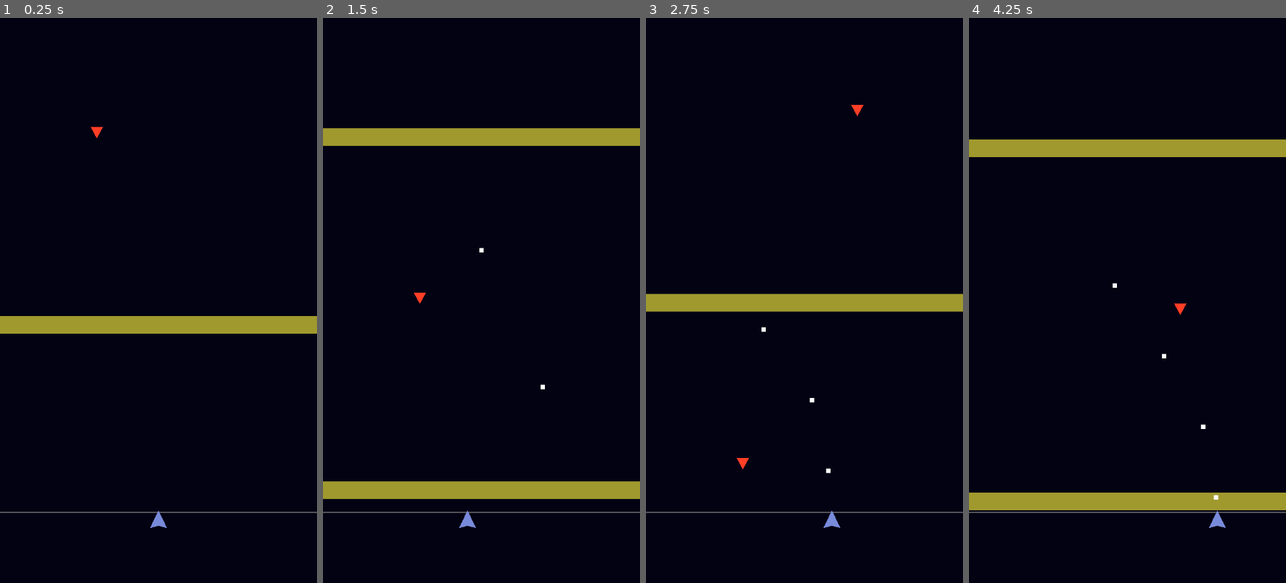
Above: before the commit, frames 1-4 (left to right).
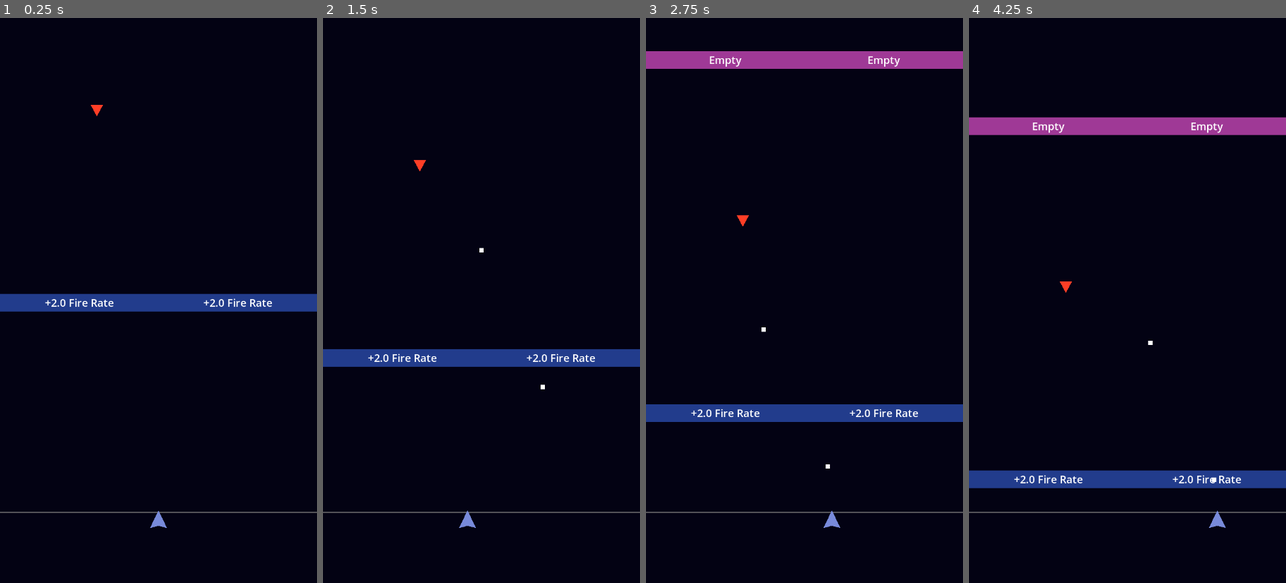
Above: after the commit, the same moments.

Repository: mystal/corneria
Game: Godot game, scene res://levels/proto.tscn
Same seed, same stepped clock (60 frames per second), same inputs: the game is played once before the commit and once after it.
Inputs (mouse positions are in pixels of both pictures, inside the frame that each line leads up to):
- Up to frame 1 (0.25 s): no input
- Up to frame 2 (1.5 s): tap Enter (ui_accept) at 0.5, 0.77 s; move the mouse to (551, 272) at 0.52 s; hold Right (ui_right) 0.53-1.28 s; move the mouse to (418, 328) at 1.27 s; hold Left (ui_left) from 1.28 s (still down)
- Up to frame 3 (2.75 s): tap Enter (ui_accept) at 1.52 s; move the mouse to (836, 176) at 2.02 s; release Left (ui_left) at 2.03 s; hold Right (ui_right) from 2.03 s (still down)
- Up to frame 4 (4.25 s): move the mouse to (1111, 413) at 2.77 s; tap Enter (ui_accept) at 3.02, 3.77 s; move the mouse to (1222, 385) at 3.52 s; release Right (ui_right) at 3.53 s; hold Left (ui_left) from 3.53 s (still down)

The runs differ from the first frame. In frame 1, 6.5% of the frame differs, in the area x 0-100%, y 15-56%; in frame 2, 9.5%; in frame 3, 9.7%; in frame 4, 13%, in the area x 0-100%, y 17-88%.

Commit message:
UpgradeWalls now get color and text from UpgradeData
Also put global tunables into a resource to set them in the editor.

Diff:
--- a/godot/entities/upgrades/modify_shoot_rate.gd
+++ b/godot/entities/upgrades/modify_shoot_rate.gd
@@ -6,5 +6,9 @@
 func apply(player: Player) -> void:
 	if !player:
 		return
+	player.projectile_shooter.fire_rate += amount_to_add
 
-	player.projectile_shooter.fire_rate += amount_to_add
+func description() -> String:
+	if amount_to_add > 0:
+		return "%+.1f Fire Rate" % amount_to_add
+	return "{}"
--- /dev/null
+++ b/godot/entities/upgrades/modify_shoot_rate.tres
@@ -0,0 +1,8 @@
+[gd_resource type="Resource" script_class="ModifyShootRate" load_steps=2 format=3 uid="uid://chodc6k6or0bo"]
+
+[ext_resource type="Script" path="res://entities/upgrades/modify_shoot_rate.gd" id="1_5s5vm"]
+
+[resource]
+script = ExtResource("1_5s5vm")
+amount_to_add = 2.0
+color = Color(0.211518, 0.379714, 0.845604, 1)
--- a/godot/entities/upgrades/upgrade_data.gd
+++ b/godot/entities/upgrades/upgrade_data.gd
@@ -1,5 +1,11 @@
 class_name UpgradeData
 extends Resource
 
+@export var color: Color = Color.DEEP_PINK
+
 func apply(_player: Player) -> void:
 	push_error("UNIMPLEMENTED ERROR: UpgradeData.apply()")
+
+func description() -> String:
+	push_error("UNIMPLEMENTED ERROR: UpgradeData.apply()")
+	return ""
--- a/godot/entities/upgrades/upgrade_wall.gd
+++ b/godot/entities/upgrades/upgrade_wall.gd
@@ -5,7 +5,13 @@
 @export var size: Enums.UpgradeWallSize = Enums.UpgradeWallSize.HALF
 
 func _ready() -> void:
-	pass
+	if upgrade:
+		$Label.text = upgrade.description()
+		$Polygon2D.color.r = upgrade.color.r
+		$Polygon2D.color.g = upgrade.color.g
+		$Polygon2D.color.b = upgrade.color.b
+	else:
+		$Label.text = "Empty"
 
 func _process(delta: float) -> void:
 	position.y += Globals.game_speed * delta
--- a/godot/entities/upgrades/upgrade_wall.tscn
+++ b/godot/entities/upgrades/upgrade_wall.tscn
@@ -5,16 +5,31 @@
 [sub_resource type="RectangleShape2D" id="RectangleShape2D_ib77m"]
 size = Vector2(360, 10)
 
-[node name="UpgradeBarrier" type="Area2D"]
+[node name="UpgradeWallSegment" type="Area2D"]
 collision_layer = 4
 script = ExtResource("1_inlnc")
-size = null
 
 [node name="Polygon2D" type="Polygon2D" parent="."]
-color = Color(1, 0.9625, 0.25, 0.619608)
+color = Color(1, 0.36, 0.904, 0.619608)
 polygon = PackedVector2Array(-180, -20, 180, -20, 180, 20, -180, 20)
 
 [node name="CollisionShape2D" type="CollisionShape2D" parent="."]
 shape = SubResource("RectangleShape2D_ib77m")
 
+[node name="Label" type="Label" parent="."]
+anchors_preset = 8
+anchor_left = 0.5
+anchor_top = 0.5
+anchor_right = 0.5
+anchor_bottom = 0.5
+offset_left = -20.0
+offset_top = -11.5
+offset_right = 20.0
+offset_bottom = 11.5
+grow_horizontal = 2
+grow_vertical = 2
+theme_override_font_sizes/font_size = 24
+text = "Placeholder"
+horizontal_alignment = 1
+
 [connection signal="area_entered" from="." to="." method="_on_area_entered"]
--- /dev/null
+++ b/godot/globals/global_tunables.gd
@@ -0,0 +1,4 @@
+class_name GlobalTunables
+extends Resource
+
+@export var game_speed: float = 100.0
--- /dev/null
+++ b/godot/globals/global_tunables.tres
@@ -0,0 +1,7 @@
+[gd_resource type="Resource" script_class="GlobalTunables" load_steps=2 format=3 uid="uid://dyb0bh57qajip"]
+
+[ext_resource type="Script" path="res://globals/global_tunables.gd" id="1_161at"]
+
+[resource]
+script = ExtResource("1_161at")
+game_speed = 100.0
--- a/godot/globals/globals.gd
+++ b/godot/globals/globals.gd
@@ -1,6 +1,11 @@
 extends Node
 
-@export var game_speed: float = 300.0
+@export var tunables: GlobalTunables = preload("res://globals/global_tunables.tres")
+
+var game_speed: float:
+	get:
+		return tunables.game_speed
+
 var game_status: Enums.GameStatus = Enums.GameStatus.PLAYING
 
 func _ready() -> void:
--- a/godot/levels/proto.tscn
+++ b/godot/levels/proto.tscn
@@ -1,15 +1,11 @@
-[gd_scene load_steps=8 format=3 uid="uid://cn3eqyqq8m0cj"]
+[gd_scene load_steps=7 format=3 uid="uid://cn3eqyqq8m0cj"]
 
 [ext_resource type="PackedScene" uid="uid://sfmcgh8i8s3c" path="res://entities/player/player.tscn" id="1_gjtow"]
 [ext_resource type="PackedScene" uid="uid://bqmhpckf5nna4" path="res://entities/enemies/enemy.tscn" id="2_ts2fp"]
-[ext_resource type="Script" path="res://entities/upgrades/modify_shoot_rate.gd" id="4_d07en"]
+[ext_resource type="Resource" uid="uid://chodc6k6or0bo" path="res://entities/upgrades/modify_shoot_rate.tres" id="4_4w26c"]
 [ext_resource type="PackedScene" uid="uid://nmrgj4n20s81" path="res://entities/upgrades/upgrade_wall.tscn" id="5_c5j42"]
 [ext_resource type="PackedScene" uid="uid://bsbbqwbswf6kv" path="res://entities/enemies/boss.tscn" id="6_a1g1m"]
 [ext_resource type="PackedScene" uid="uid://casorhn4xy1eq" path="res://ui/screens/game_over_screen.tscn" id="7_xfs3q"]
-
-[sub_resource type="Resource" id="Resource_k3xhk"]
-script = ExtResource("4_d07en")
-amount_to_add = 2.0
 
 [node name="LevelRoot" type="Node2D"]
 
@@ -47,29 +43,23 @@
 
 [node name="UpgradeBarrier" parent="." instance=ExtResource("5_c5j42")]
 position = Vector2(180, 620)
-upgrade = SubResource("Resource_k3xhk")
-size = null
+upgrade = ExtResource("4_4w26c")
 
 [node name="UpgradeBarrier2" parent="." instance=ExtResource("5_c5j42")]
 position = Vector2(540, 620)
-upgrade = SubResource("Resource_k3xhk")
-size = null
+upgrade = ExtResource("4_4w26c")
 
 [node name="UpgradeBarrier3" parent="." instance=ExtResource("5_c5j42")]
 position = Vector2(180, -180)
-size = null
 
 [node name="UpgradeBarrier4" parent="." instance=ExtResource("5_c5j42")]
 position = Vector2(540, -180)
-size = null
 
 [node name="UpgradeBarrier5" parent="." instance=ExtResource("5_c5j42")]
 position = Vector2(180, -980)
-size = null
 
 [node name="UpgradeBarrier6" parent="." instance=ExtResource("5_c5j42")]
 position = Vector2(540, -980)
-size = null
 
 [node name="Boss" parent="." instance=ExtResource("6_a1g1m")]
 position = Vector2(360, -1920)
